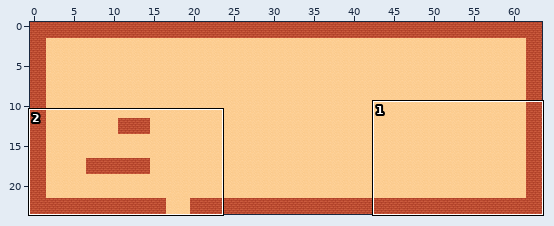
One commit to this Tiled map: proyecto_desarollo-main/citm_desvj_project_template-L8_Map_Metadata_Solution/Output/Assets/Maps/MapTemplate.tmx. Above, an overview of the earlier version with the close-up marked.
Close-up. As it was:
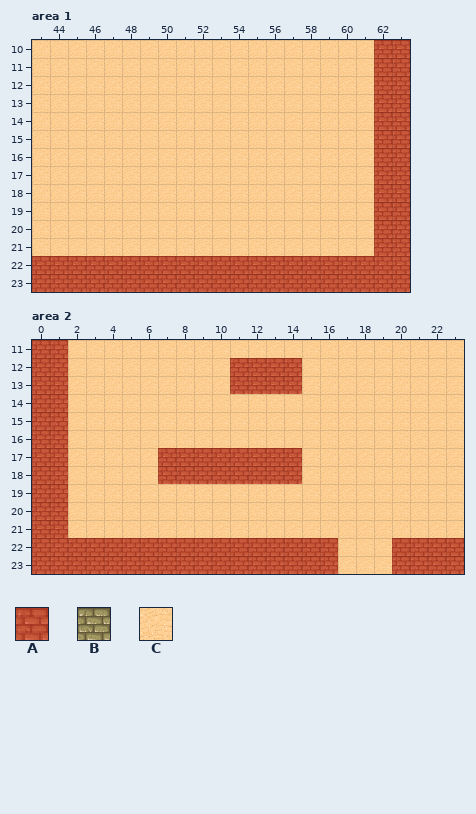
Cells are 32x32 px. Shown: area 1 x 43..63, y 10..23; area 2 x 0..23, y 11..23. The commit also changed other parts of the map, which this record leaves out.
Key: from "MapMetadata": A 0; from "tmw_desert_spacing": B 9, C 29.
_ is an empty cell.
Layer "Map" before, area 1, first column x 43:
10 CCCCCCCCCCCCCCCCCCCBB
11 CCCCCCCCCCCCCCCCCCCBB
12 CCCCCCCCCCCCCCCCCCCBB
13 CCCCCCCCCCCCCCCCCCCBB
14 CCCCCCCCCCCCCCCCCCCBB
15 CCCCCCCCCCCCCCCCCCCBB
16 CCCCCCCCCCCCCCCCCCCBB
17 CCCCCCCCCCCCCCCCCCCBB
18 CCCCCCCCCCCCCCCCCCCBB
19 CCCCCCCCCCCCCCCCCCCBB
20 CCCCCCCCCCCCCCCCCCCBB
21 CCCCCCCCCCCCCCCCCCCBB
22 BBBBBBBBBBBBBBBBBBBBB
23 BBBBBBBBBBBBBBBBBBBBB
Layer "Collisions" before, area 1, first column x 43:
10 ___________________AA
11 ___________________AA
12 ___________________AA
13 ___________________AA
14 ___________________AA
15 ___________________AA
16 ___________________AA
17 ___________________AA
18 ___________________AA
19 ___________________AA
20 ___________________AA
21 ___________________AA
22 AAAAAAAAAAAAAAAAAAAAA
23 AAAAAAAAAAAAAAAAAAAAA
Layer "Map" before, area 2, first column x 0:
11 BBCCCCCCCCCCCCCCCCCCCCCC
12 BBCCCCCCCCCBBBBCCCCCCCCC
13 BBCCCCCCCCCBBBBCCCCCCCCC
14 BBCCCCCCCCCCCCCCCCCCCCCC
15 BBCCCCCCCCCCCCCCCCCCCCCC
16 BBCCCCCCCCCCCCCCCCCCCCCC
17 BBCCCCCBBBBBBBBCCCCCCCCC
18 BBCCCCCBBBBBBBBCCCCCCCCC
19 BBCCCCCCCCCCCCCCCCCCCCCC
20 BBCCCCCCCCCCCCCCCCCCCCCC
21 BBCCCCCCCCCCCCCCCCCCCCCC
22 BBBBBBBBBBBBBBBBBCCCBBBB
23 BBBBBBBBBBBBBBBBBCCCBBBB
Layer "Collisions" before, area 2, first column x 0:
11 AA______________________
12 AA_________AAAA_________
13 AA_________AAAA_________
14 AA______________________
15 AA______________________
16 AA______________________
17 AA_____AAAAAAAA_________
18 AA_____AAAAAAAA_________
19 AA______________________
20 AA______________________
21 AA______________________
22 AAAAAAAAAAAAAAAAA___AAAA
23 AAAAAAAAAAAAAAAAA___AAAA
And afterwards:
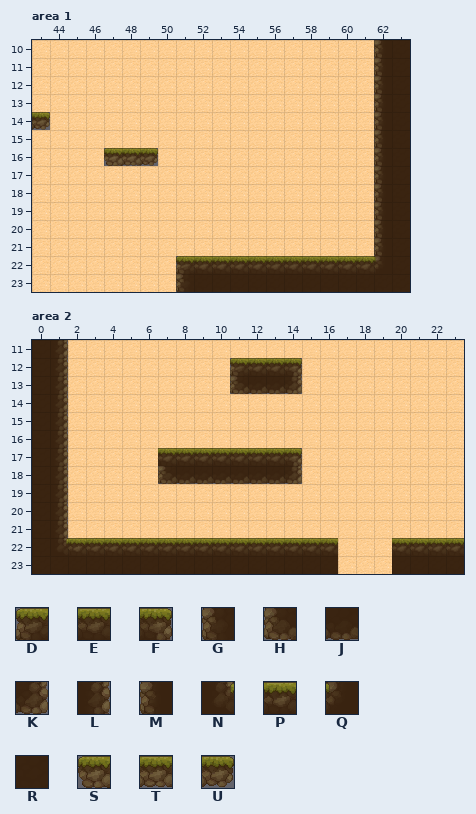
Further tiles: from "TX Tileset Ground": D 0, E 1, F 2, G 16, H 32, J 33, K 34, L 80, M 82, N 96, P 97, Q 98, R 103, S 224, T 225, U 226.
See-through tiles are keyed as they look on the map.
Diff:
Changed rows in their new state; . is an unchanged cell.
Layer "Map", area 1:
first column x 43:
10 ...................MR
11 ...................MR
12 ...................MR
13 ...................MR
14 U..................MR
15 ...................MR
16 ....STU............MR
17 ...................MR
18 ...................MR
19 ...................MR
20 ...................MR
21 ...................MR
22 CCCCCCCCDEEEEEEEEEEQR
23 CCCCCCCCGRRRRRRRRRRRR
Layer "Collisions" (now hidden), area 1:
first column x 43:
10 ...................__
11 ...................__
12 ...................__
13 ...................__
14 ...................__
15 ...................__
16 ...................__
17 ...................__
18 ...................__
19 ...................__
20 ...................__
21 ...................__
22 _____________________
23 _____________________
Layer "Map", area 2:
first column x 0:
11 RL......................
12 RL.........DEEF.........
13 RL.........HJJK.........
14 RL......................
15 RL......................
16 RL......................
17 RL.....EEEEEEEF.........
18 RL.....HJJJJJJK.........
19 RL......................
20 RL......................
21 RL......................
22 RNPEEEEEEEEEEEEEE...EEEE
23 RRRRRRRRRRRRRRRRR...RRRR
Layer "Collisions" (now hidden), area 2:
first column x 0:
11 __......................
12 __.........____.........
13 __.........____.........
14 __......................
15 __......................
16 __......................
17 __.....________.........
18 __.....________.........
19 __......................
20 __......................
21 __......................
22 _________________...____
23 _________________...____
Pixel boxes of the changes (left, top, right, bottom) in both close-ups:
changed: (32, 40, 410, 292)
changed: (32, 340, 338, 574)
changed: (392, 538, 464, 574)
